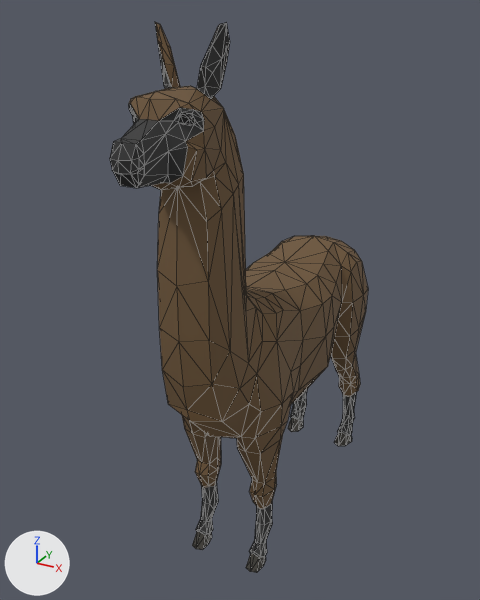
Before and after pictures for a commit that changed the glTF model public/models/quaternius/alpaca.glb.
Both versions are drawn from a 50 mm lens placed at (2.81, -5.59, 5.49), pointed at (-0.21, -0.09, 2.74). The lights are fixed; the arrows at lower left show +X, +Y and +Z. The picture after the commit comes second. Mesh edges are drawn as thin lines. Where no turn or scale is listed for an object, it has been applied to the vertices. Vertices at exactly the same position are counted once.

Before the edit, the objects in view are built like this:
```python
me_alpaca = bpy.data.meshes.new('Alpaca')
me_alpaca.from_pydata(...)  # 729 vertices, 1441 faces; spans x -0.63..0.63, y -2.15..2.15, z -2.7..2.7
me_alpaca.materials.append(mat_palettematerial001)  # picture img_palettebasecolor
ob_alpaca_baked = bpy.data.objects.new('Alpaca_baked', me_alpaca)
ob_alpaca_baked.location = (0.0, 0.0, 2.7)
```
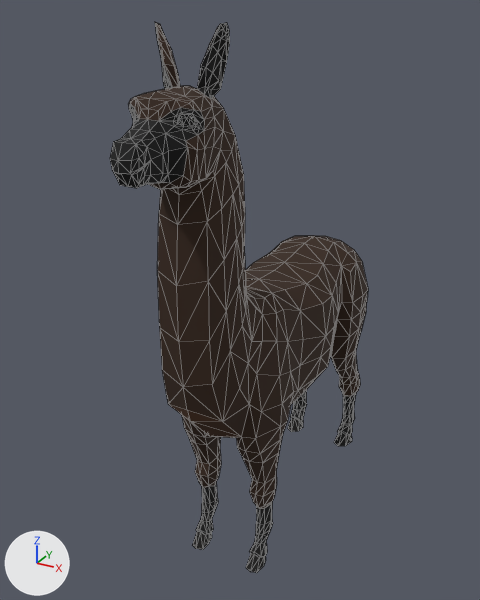
The newer file is also rescaled (x100.0), turned or shifted as a whole; pictures and numbers use the older file's frame.

What differs and where, as boxes [x1, y1, x2, y2] in the pictures (480 x 600 px):
part 1 of me_alpaca, added: after [114, 22, 306, 412]
part 2 of me_alpaca, reshaped: before [346, 261, 368, 364]; after [185, 236, 368, 544]
part 3 of me_alpaca, recoloured: [129, 22, 360, 506] in both
part 4 of me_alpaca, recoloured: [170, 405, 241, 438] in both
part 5 of me_alpaca, recoloured: [192, 418, 352, 573] in both
part 6 of me_alpaca, recoloured: [129, 42, 356, 558] in both
part 7 of me_alpaca, recoloured: [110, 145, 144, 188] in both

The change, as a diff of the scene's bpy script:
```diff
--- a/public/models/quaternius/alpaca.glb.py
+++ b/public/models/quaternius/alpaca.glb.py
@@ mat_main @@
+mat_main = principled_material('Main')
+mat_main.base_color = (0.0319, 0.0125, 0.0038)  # brown #321d0c
+mat_main.roughness = 0.85
@@ mat_main_light @@
+mat_main_light = principled_material('Main_Light')
+mat_main_light.base_color = (0.0609, 0.0217, 0.00551)  # brown #462911
+mat_main_light.roughness = 0.85
@@ mat_eyes_white @@
+mat_eyes_white = principled_material('Eyes_White')
+mat_eyes_white.base_color = (1.0, 1.0, 1.0)  # white #ffffff
+mat_eyes_white.roughness = 0.85
@@ mat_muzzle @@
+mat_muzzle = principled_material('Muzzle')
+mat_muzzle.base_color = (0.00183, 0.00183, 0.00183)  # black #060606
+mat_muzzle.roughness = 0.85
@@ mat_hooves @@
+mat_hooves = principled_material('Hooves')
+mat_hooves.base_color = (0.00497, 0.00437, 0.00357)  # black #0f0e0c
+mat_hooves.roughness = 0.85
@@ mat_eyes_black @@
+mat_eyes_black = principled_material('Eyes_Black')
+mat_eyes_black.base_color = (0.000698, 0.000698, 0.000698)  # black #020202
+mat_eyes_black.roughness = 0.85
@@ mat_main_dark @@
+mat_main_dark = principled_material('Main_Dark')
+mat_main_dark.base_color = (0.00326, 0.00326, 0.00326)  # black #0b0b0b
+mat_main_dark.roughness = 0.85
@@ me_alpaca @@
 # used by ob_alpaca_baked; location = (0.0, 0.0, 2.7)
-me_alpaca.from_pydata(...)  # 729 vertices, 1441 faces; spans x -0.63..0.63, y -2.15..2.15, z -2.7..2.7
+me_alpaca.from_pydata(...)  # 1032 vertices, 2058 faces; spans x -0.63..0.63, y -2.15..2.15, z -2.7..2.7
+# me_alpaca part 1: 170 vertices added at x -0.54..0.54, y -2.05..-0.08, z -0.33..2.66
+# me_alpaca part 2: 16 vertices removed from x -0.63..0.63, y 1.09..2.11, z -1.91..0.07; 149 vertices added at x -0.63..0.63, y -0.86..2.11, z -2.47..0.36
+# me_alpaca part 3: 232 faces spanning x -0.59..0.59, y -1.75..2.15, z -2.0..2.7 switch from mat_palettematerial001 (picture img_palettebasecolor) to mat_main (brown #321d0c)
+# me_alpaca part 4: 30 faces spanning x -0.38..0.38, y -1.44..1.42, z -1.19..-0.45 switch from mat_palettematerial001 (picture img_palettebasecolor) to mat_main_light (brown #462911)
+# me_alpaca part 5: 44 faces spanning x -0.47..0.47, y -0.87..1.97, z -2.7..-2.52 switch from mat_palettematerial001 (picture img_palettebasecolor) to mat_hooves (black #0f0e0c)
+# me_alpaca part 6: 99 faces spanning x -0.46..0.46, y -2.07..2.06, z -2.62..2.58 switch from mat_palettematerial001 (picture img_palettebasecolor) to mat_main_dark (black #0b0b0b)
+# me_alpaca part 7: 16 faces spanning x -0.11..0.11, y -2.15..-2.0, z 1.68..1.98 switch from mat_palettematerial001 (picture img_palettebasecolor) to mat_muzzle (black #060606)
+me_alpaca.materials.append(mat_eyes_black)  # black #020202
+me_alpaca.materials.append(mat_eyes_white)  # white #ffffff
```
